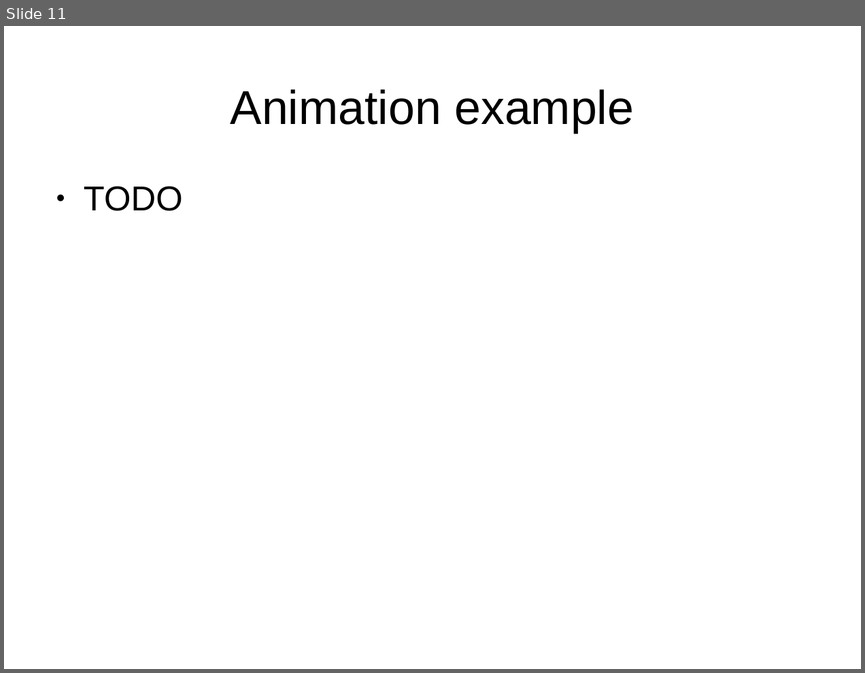
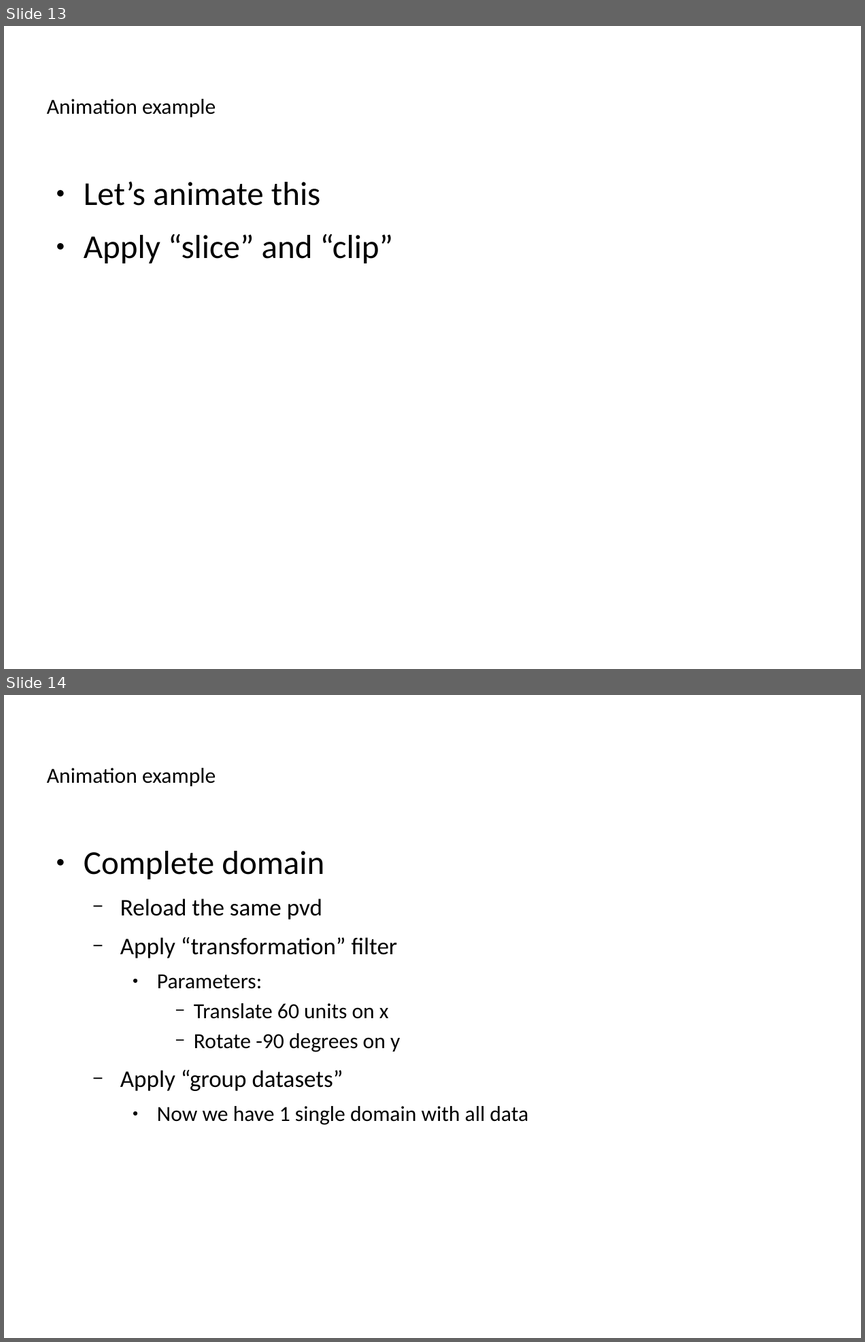
Before and after one commit to ucgmsim/workshops, a slide deck: presentation/slides.odp. Shown one above the other, each under a label of ours: slide 11 before the commit, slides 13 and 14 after it. The pictures are 865x673 and 865x1342 pixels, drawn with LibreOffice and Linux fonts; fonts in the diff are those of the drawing. Boxes give left, top, right and bottom in pixels: in the first picture for what was removed or moved away, otherwise in the second. Text is boxed around its words. In the diff, an @@ line names an element or a change of style, - is before the commit and + after.

```diff
--- a/presentation/slides.odp
+++ b/presentation/slides.odp
@@ slide 14 added at (4,695,861,1338), background #FFFFFF @@
@@ title added at (47,768,215,786), 19.9 pt, text #000000 @@
+Animation example
@@ text added at (84,851,528,1125), 19.9 pt, text #000000 @@
+● Complete domain
+  − Reload the same pvd
+  − Apply “transformation” filter
+    ● Parameters:
+      − Translate 60 units on x
+      − Rotate -90 degrees on y
+  − Apply “group datasets”
+    ● Now we have 1 single domain with all data
@@ what was slide 11 is now slide 13 @@
@@ slide 13 changed as well @@
@@ title "Animation example" at (47,99,215,117): size 44 to 19.9 pt, font Arial to Calibri; alignment centre to left @@
@@ text at (84,181,394,263): text changed; size 32 to 30.9 pt; font Arial to Calibri @@
-● TODO
+● Let’s animate this
+● Apply “slice” and “clip”
```
Also in this commit, not shown: 10 other slides changed, 3 other slides added.
